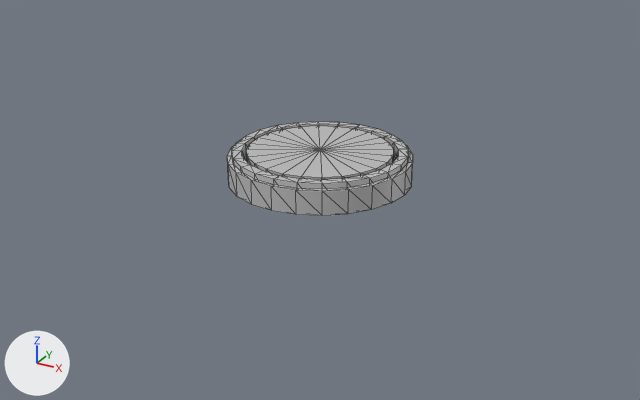
The FBX model Extended_Project_Game/Assets/Models/spawnPlatform.fbx as it was, and as the next commit left it.
Both versions are drawn from a 50 mm lens placed at (0.41, -0.745, 0.332), pointed at (0.007, -0.013, -0.034). The axes (+X, +Y, +Z) are drawn at lower left. The lights are the same throughout. Mesh edges are drawn as thin lines. Where no turn or scale is listed for an object, it has been applied to the vertices. Vertices at the same position are counted once.
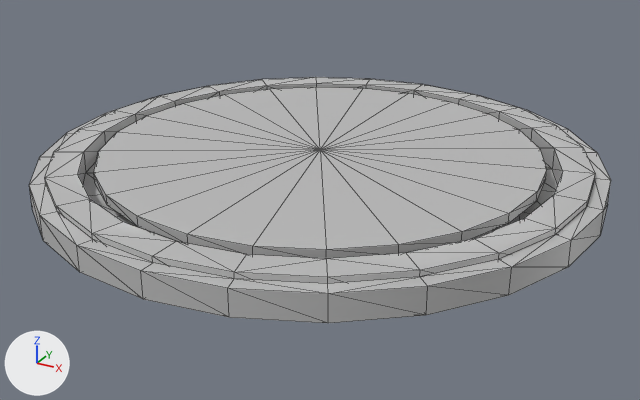
Where the change shows, as pixel boxes [x1, y1, x2, y2] in the pictures (640 x 400 px; the box of a moved part takes in the faces that stretch with it):
'pCylinder10', reshaped (212% wider, 160% taller)
    before: [227, 122, 413, 216]
    after: [29, 77, 611, 323]
part 1 of me_mesh, moved or reshaped
    before: [227, 145, 413, 216]
    after: [29, 95, 611, 323]
part 2 of me_mesh, added
    after: [45, 77, 595, 284]

Diff of the bpy script that builds the scene:
```diff
--- a/Extended_Project_Game/Assets/Models/spawnPlatform.fbx.py
+++ b/Extended_Project_Game/Assets/Models/spawnPlatform.fbx.py
@@ me_mesh @@
 # used by ob_pcylinder10; location = (0.0, 0.0, 0.0)
-me_mesh.from_pydata(...)  # 321 vertices, 638 faces; spans x -0.095..0.095, y -0.095..0.095, z -0.016..0.015
+me_mesh.from_pydata(...)  # 317 vertices, 630 faces; spans x -0.285..0.285, y -0.285..0.285, z -0.016..0.015
+# me_mesh part 1: the loose piece of 108 vertices spanning x -0.095..0.095, y -0.095..0.095, z -0.016..0.01 is scaled about its middle by (3, 3, 1)
+# me_mesh part 2: 207 vertices added at x -0.27..0.27, y -0.27..0.27, z -0.015..0.015
 me_mesh.materials.append(mat_lambert1)
```
